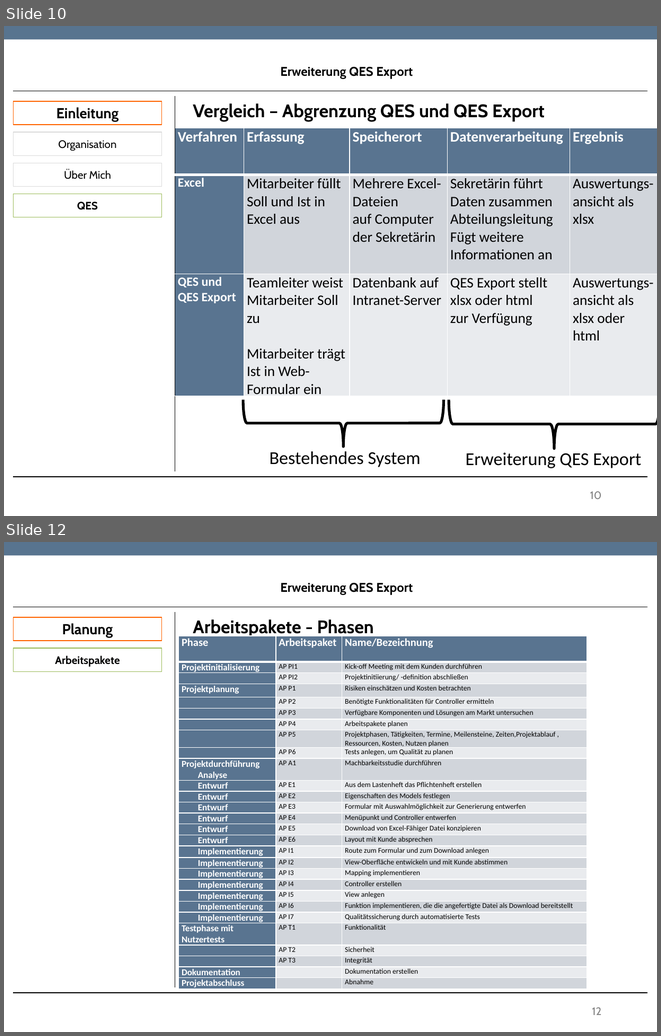
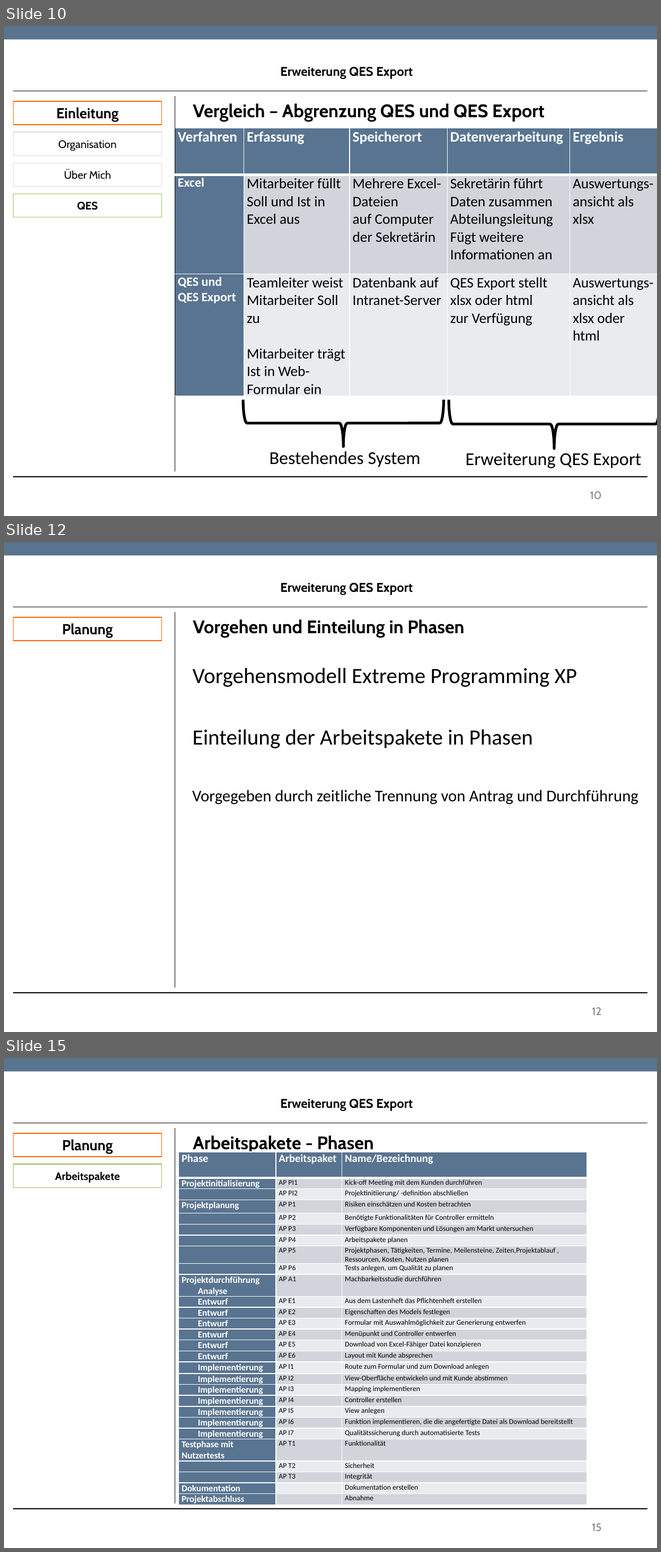
Before and after one commit to TwoHorus/dbExelExportLaravel, a slide deck: DOC/Fachgespraech.pptx. Shown one above the other, each under a label of ours: slides 10 and 12 before the commit, slides 10, 12 and 15 after it; the slides between them are not shown. The pictures are 661x1036 and 661x1552 pixels, drawn with LibreOffice and Linux fonts; fonts in the diff are those of the drawing; background and template pictures are left out. Boxes give left, top, right and bottom in pixels: in the first picture for what was removed or moved away, otherwise in the second. Text is boxed around its words. In the diff, an @@ line names an element or a change of style, - is before the commit and + after.

```diff
--- a/DOC/Fachgespraech.pptx
+++ b/DOC/Fachgespraech.pptx
@@ slide 12 added at box(4, 542, 657, 1032), background #FFFFFF; not listed: 1 template element that a slide beside it also shows @@
@@ text added at box(280, 583, 413, 595), 14 pt, text #000000, bold @@
+Erweiterung QES Export
@@ rectangle added at box(13, 617, 162, 641), fill #FFFFFF, outline #FF6400 0.85 pt, 16 pt, text #000000, bold @@
+Planung
@@ line added from (13, 607) to (648, 607), #000000 0.75 pt @@
@@ line added from (175, 612) to (175, 987), #000000 0.75 pt @@
@@ text added at box(193, 619, 464, 637), 20 pt, text #000000, bold @@
+Vorgehen und Einteilung in Phasen
@@ text added at box(193, 668, 577, 687), 24 pt, text #000000 @@
+Vorgehensmodell Extreme Programming XP
@@ text added at box(193, 729, 533, 748), 24 pt, text #000000 @@
+Einteilung der Arbeitspakete in Phasen
@@ text added at box(192, 790, 638, 804), 18 pt, text #000000 @@
+Vorgegeben durch zeitliche Trennung von Antrag und Durchführung
@@ line added from (13, 992) to (648, 992), #000000 0.75 pt @@
@@ page number added at box(592, 1007, 601, 1015), 12 pt, text #808080 @@
+12
@@ what was slide 12 is now slide 15 @@
@@ page number at box(592, 1523, 601, 1531): text changed @@
-12
+15
```
Also in this commit, not shown: 1 slide changed, 3 other slides added, 1 slide removed.
